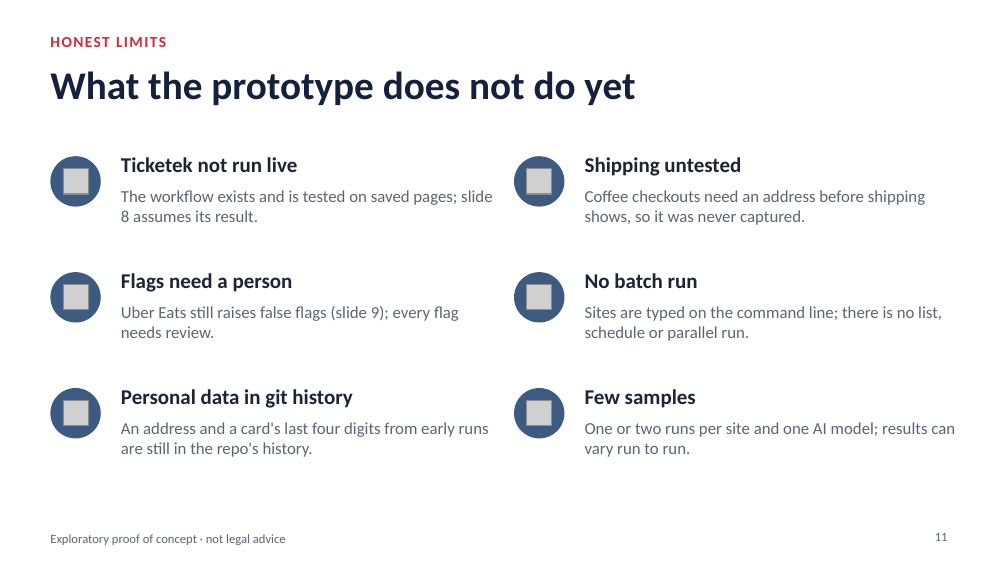
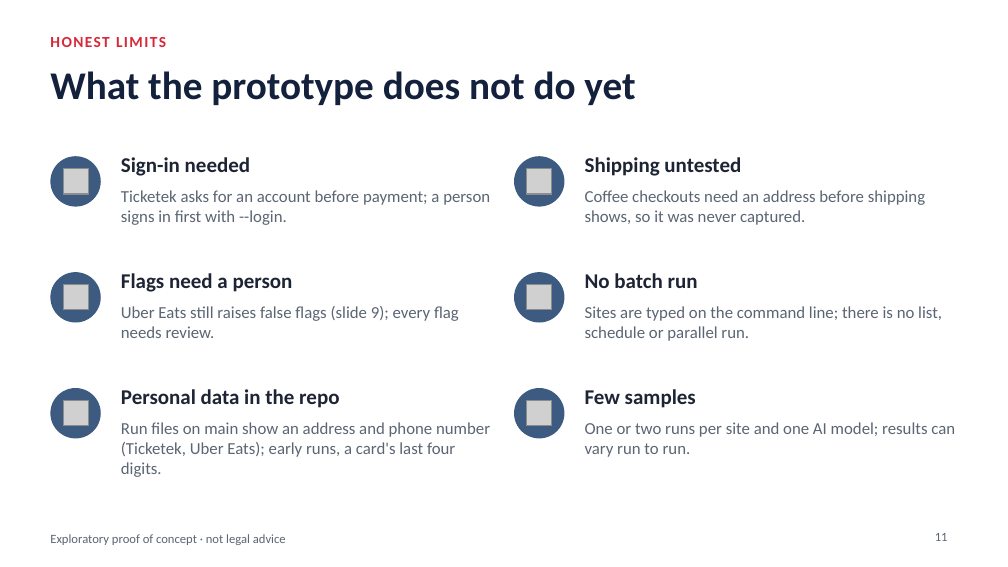
Before and after one commit to roflov2/browser-automation, a slide deck: slide 11 of docs/Drip_Pricing_PoC_revised.pptx. Drawn at 1008x567 pixels with LibreOffice and Linux fonts; fonts in the diff are those of the drawing; grey boxes stand for pictures. Boxes give left, top, right and bottom in pixels: in the first picture for what was removed or moved away, otherwise in the second. Text is boxed around its words. In the diff, an @@ line names an element or a change of style, - is before the commit and + after.

```diff
--- a/docs/Drip_Pricing_PoC_revised.pptx
+++ b/docs/Drip_Pricing_PoC_revised.pptx
@@ text at [121,157,250,176]: text changed @@
-Ticketek not run live
+Sign-in needed
@@ text at [121,190,490,225]: text changed @@
-The workflow exists and is tested on saved pages; slide 8 assumes its result.
+Ticketek asks for an account before payment; a person signs in first with --login.
@@ text at [121,389,339,408]: text changed @@
-Personal data in git history
+Personal data in the repo
@@ text at [121,422,490,477]: text changed @@
-An address and a card's last four digits from early runs are still in the repo's history.
+Run files on main show an address and phone number (Ticketek, Uber Eats); early runs, a card's last four digits.
```
Also in this commit, not shown: 3 other slides changed.
